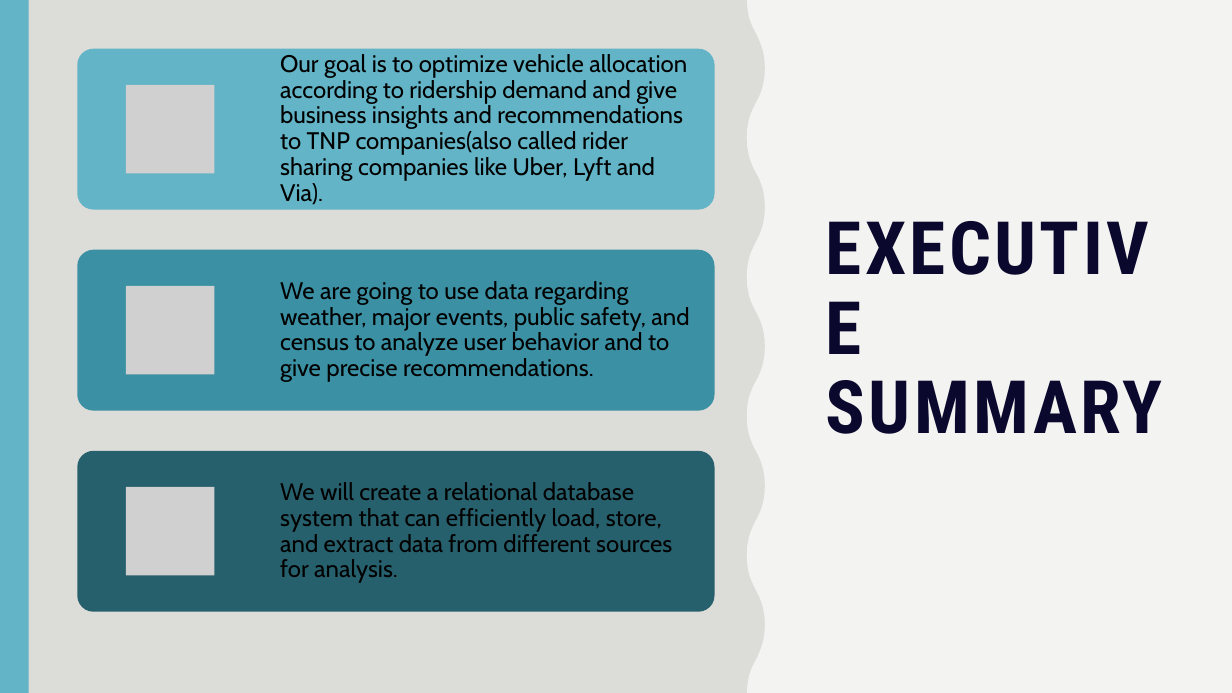
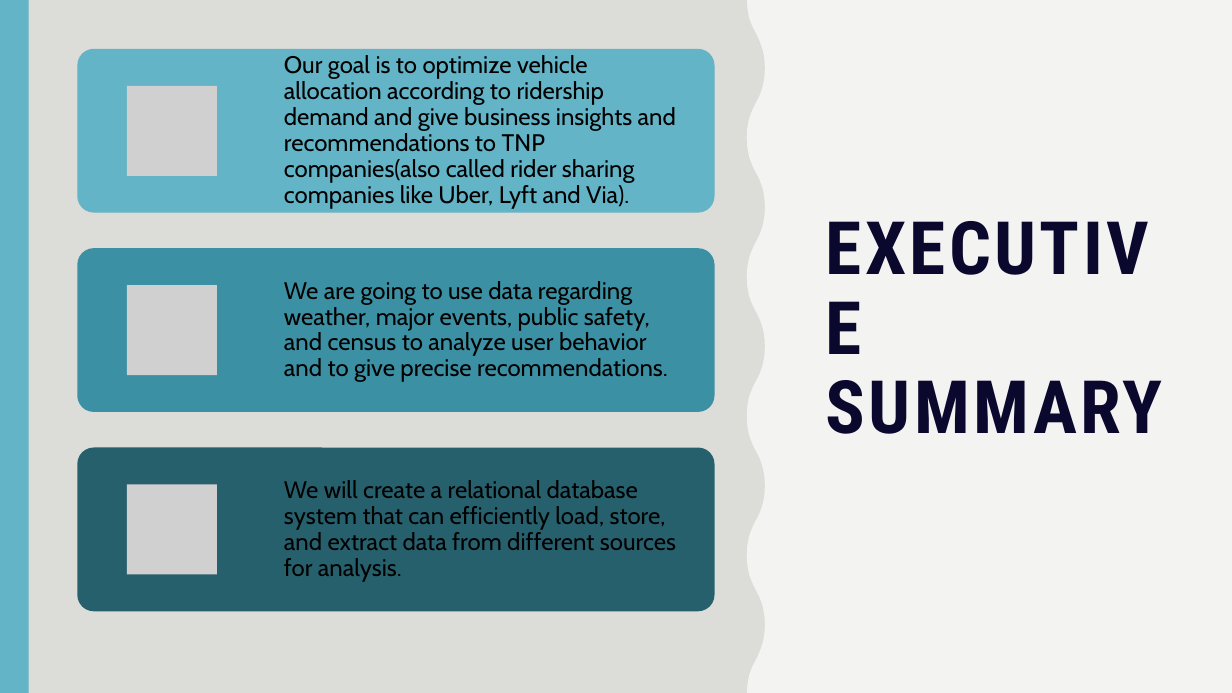
Before and after one commit to Data-Engineering-Platform-Final-Project/DEPA-FP-Files, a slide deck: slide 2 of DEPA Final Project PPT.pptx. Drawn at 1232x693 pixels with LibreOffice and Linux fonts; fonts in the diff are those of the drawing; grey boxes stand for pictures. Boxes give left, top, right and bottom in pixels: in the first picture for what was removed or moved away, otherwise in the second. Text is boxed around its words. In the diff, an @@ line names an element or a change of style, - is before the commit and + after.

```diff
--- a/DEPA Final Project PPT.pptx
+++ b/DEPA Final Project PPT.pptx
@@ text "Our goal is to optimize ..." rewrapped from [280, 54, 687, 205] to [284, 55, 676, 209] @@
@@ text "We are going to use ..." rewrapped from [280, 281, 689, 382] to [284, 281, 668, 382] @@
@@ rounded rectangle: place and size @@
-rounded rectangle at [78, 451, 715, 612]
+rounded rectangle at [78, 447, 715, 611]
@@ text "We will create a relational ...": place and size @@
-text "We will create a relational ..." at [280, 482, 672, 583]
+text "We will create a relational ..." at [284, 480, 676, 582]
```
Also in this commit, not shown: 3 other slides changed.
